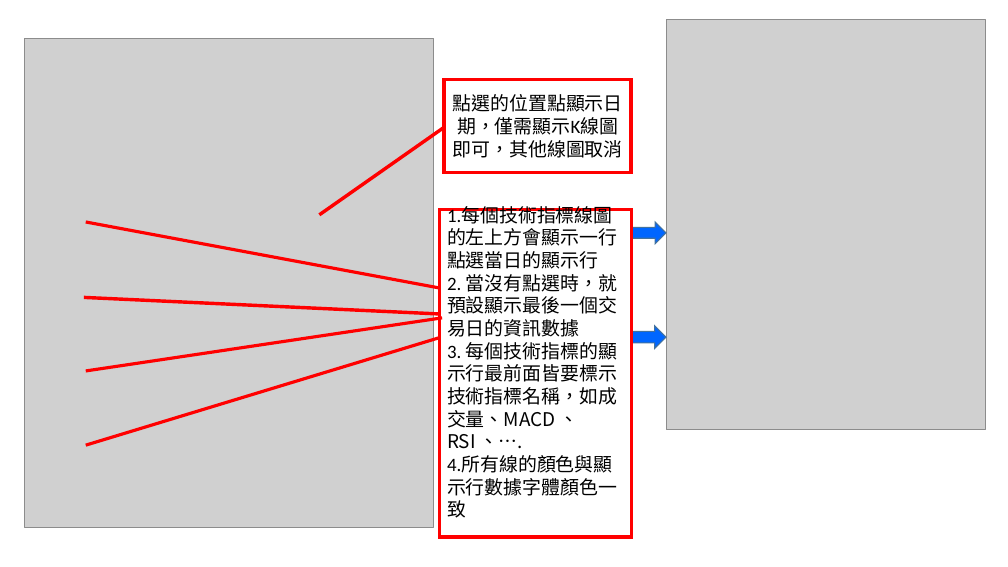
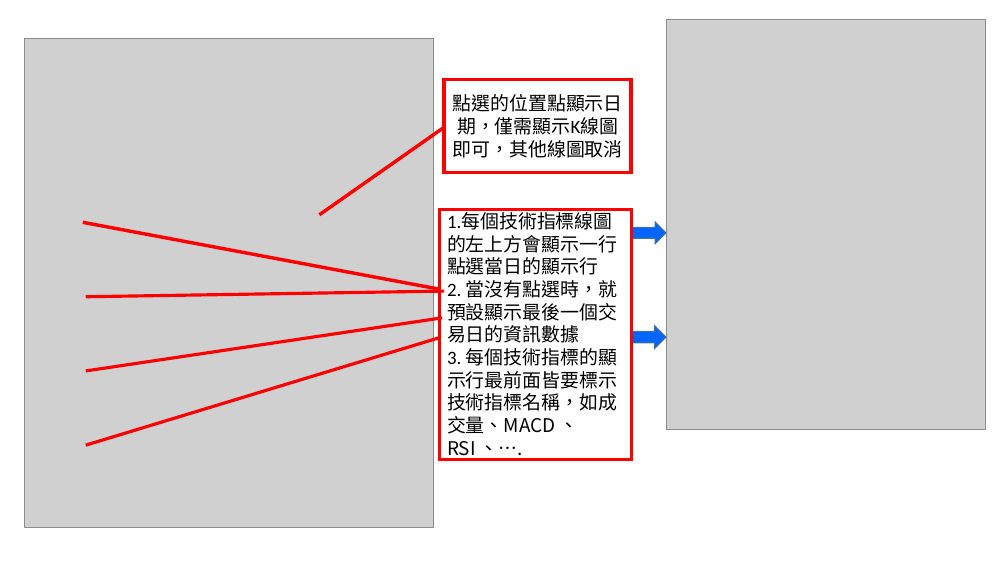
Before and after one commit to zhaoxunyong/stock-webapp.bak, a slide deck: slide 2 of docs/線圖問題點.pptx. Drawn at 1008x567 pixels with LibreOffice and Linux fonts; fonts in the diff are those of the drawing; grey boxes stand for pictures. Boxes give left, top, right and bottom in pixels: in the first picture for what was removed or moved away, otherwise in the second. Text is boxed around its words. In the diff, an @@ line names an element or a change of style, - is before the commit and + after.

```diff
--- a/docs/線圖問題點.pptx
+++ b/docs/線圖問題點.pptx
@@ background #CCE8CF to #FFFFFF @@
@@ border callout "1.每個技術指標線圖的左上方會顯示一行點選當日的顯示行": place and size @@
-border callout "1.每個技術指標線圖的左上方會顯示一行點選當日的顯示行" at bbox=[440, 209, 631, 537]
+border callout "1.每個技術指標線圖的左上方會顯示一行點選當日的顯示行" at bbox=[440, 209, 631, 459]
@@ border callout "1.每個技術指標線圖的左上方會顯示一行點選當日的顯示行" at bbox=[440, 209, 631, 459]: fill #CCE8CF to #FFFFFF; proportions changed @@
@@ line moved from (85, 222) - (439, 288) to (85, 297) - (444, 291) @@
@@ text in border callout at bbox=[447, 456, 617, 518]: paragraph removed @@
-4.所有線的顏色與顯示行數據字體顏色一致
```
Also in this commit, not shown: 1 other slide changed, 1 slide added, 1 slide removed, 2 other files.
